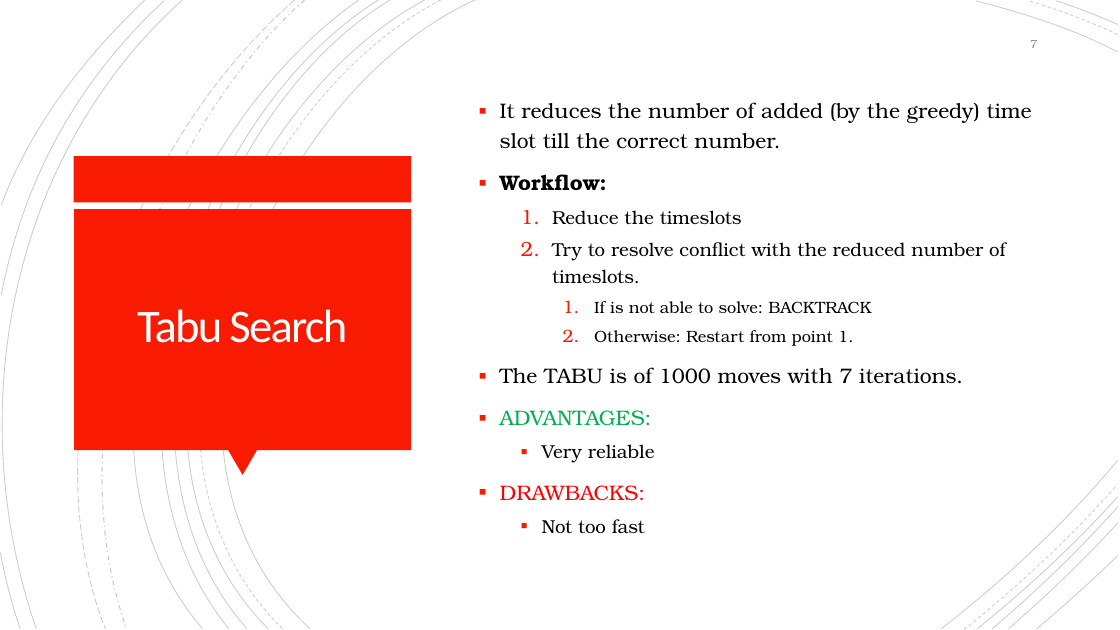
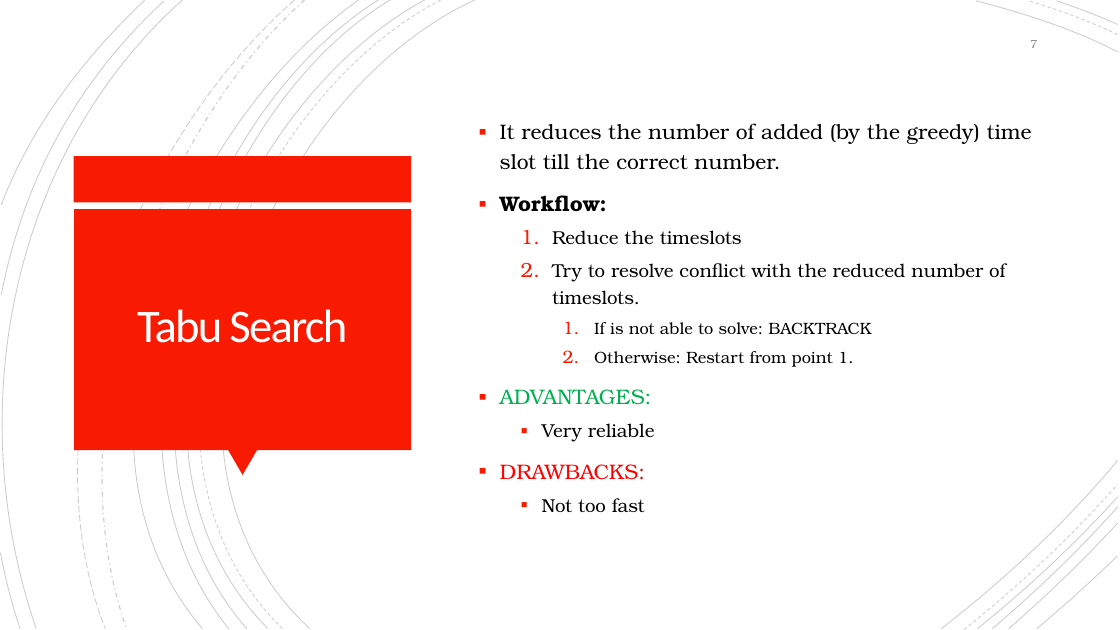
Before and after one commit to Jacopx/OMA_ExamTimeTable, a slide deck: slide 7 of PowerPoint/OMA-MZ_03-Presentation.pptx. Drawn at 1120x630 pixels with LibreOffice and Linux fonts; fonts in the diff are those of the drawing. Boxes give left, top, right and bottom in pixels: in the first picture for what was removed or moved away, otherwise in the second. Text is boxed around its words. In the diff, an @@ line names an element or a change of style, - is before the commit and + after.

```diff
--- a/PowerPoint/OMA-MZ_03-Presentation.pptx
+++ b/PowerPoint/OMA-MZ_03-Presentation.pptx
@@ text at <box>500,367,963,384</box>: paragraph removed @@
-▪ The TABU is of 1000 moves with 7 iterations.
```
Also in this commit, not shown: 1 other slide changed, 1 other file.
